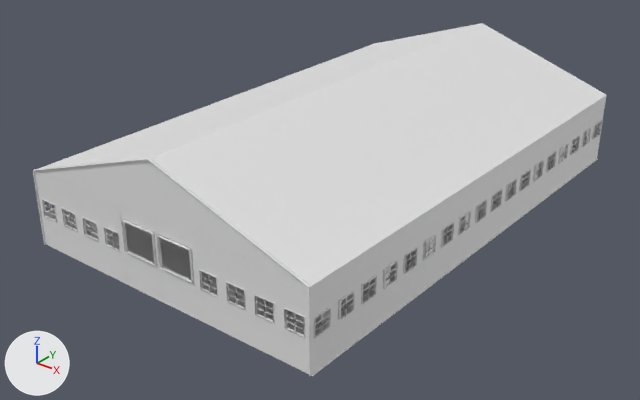
The OBJ model Assets/RecycleFactory/Environment/environment.obj: old version first, new version second.
The view is the same before and after, from a camera (50 mm lens) standing at (55.3, -79.0, 44.5) and looking at (-0.7, -8.9, 1.1). The axes (+X, +Y, +Z) are drawn at lower left. The lights are the same throughout. Where no turn or scale is listed for an object, it has been applied to the vertices. Vertices at the same position are counted once.
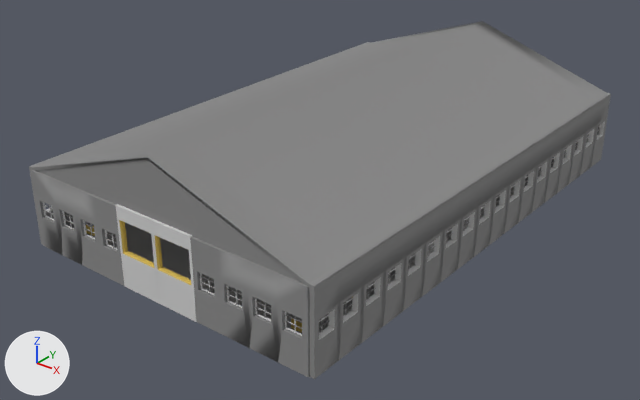
What changed in the scene script:
```text
Add mat_material_002:
    mat_material_002 = principled_material('Material.002')
    mat_material_002.base_color = (0.248, 0.248, 0.248)  # grey #888888
    mat_material_002.roughness = 1.0
Add mat_material_003:
    mat_material_003 = principled_material('Material.003')
    mat_material_003.base_color = (0.672, 0.672, 0.672)  # light grey #d6d6d6
Change me_cube:
    remove me_cube.from_pydata(...)  # 424 vertices, 416 faces; spans x -17.8..17.8, y -30.5..21.0, z -0.1..14.5
    add me_cube.from_pydata(...)  # 552 vertices, 544 faces; spans x -17.8..17.8, y -30.5..21.0, z -0.1..14.5
    me_cube part 1
    64 faces are deleted
    64 new vertices lie (0.0, 0.0, 1.4) away from vertices in x -14.8..14.8, y -30.5..21.0, z -0.1
    64 new vertices lie (0.0, 0.0, 1.1) away from vertices in x -14.8..14.8, y -30.5..21.0, z 1.3
    128 new faces join them, mat_material_002 (grey #898989)
    64 new faces join them, mat_material_004 (yellow #d7b755)
    me_cube part 2: 352 faces spanning x -17.8..17.8, y -30.5..21.0, z -0.1..14.5 switch from no material to mat_material_002 (grey #898989)
    add me_cube.materials.append(mat_material_004)  # yellow #d7b755
Change me_plane_001:
    remove me_plane_001.from_pydata(...)  # 80 vertices, 64 faces; spans x -4.9..4.9, y -33.5..24.5, z 0.0..8.7
    add me_plane_001.from_pydata(...)  # 112 vertices, 112 faces; spans x -4.9..4.9, y -33.7..24.7, z 0.0..8.7
    me_plane_001 part 3: 16 vertices added at x -4.9..4.9, y -33.7, z 0.0..8.7
    me_plane_001 part 4: 16 faces spanning x -4.9..4.9, y -33.3..24.3, z 0.0..8.7 switch from no material to mat_material_003 (light grey #d6d6d6)
    me_plane_001 part 5: 48 faces spanning x -4.6..4.6, y -33.5..24.5, z 3.7..7.3 switch from no material to mat_material_004 (yellow #d7b755)
Change me_plane_003:
    remove me_plane_003.from_pydata(...)  # 2149 vertices, 1908 faces; spans x -18.0..18.0, y -33.5..24.3, z 0.0..14.5
    add me_plane_003.from_pydata(...)  # 2502 vertices, 2944 faces; spans x -18.4..18.4, y -33.5..24.3, z 0.0..14.8
    me_plane_003 part 6: 353 vertices added at x -18.4..18.4, y -33.5..24.3, z 0.0..14.8
    me_plane_003 part 7: 468 faces spanning x -17.9..17.9, y -33.5..24.3, z 0.0..14.5 switch from no material to mat_material_002 (grey #898989)
    me_plane_003 part 8: 1440 faces spanning x -18.0..18.0, y -33.0..23.7, z 3.5..5.4 switch from no material to mat_material_003 (light grey #d6d6d6)
Change me_plane_005:
    remove me_plane_005.from_pydata(...)  # 1096 vertices, 960 faces; spans x -17.8..17.8, y -33.4..24.4, z 0.0..8.6
    add me_plane_005.from_pydata(...)  # 1232 vertices, 1232 faces; spans x -17.8..17.8, y -33.7..24.7, z 0.0..8.6
    me_plane_005 part 9: 34 vertices added at x -17.8..-4.8, y -33.7..-33.6, z 0.0..8.6
    me_plane_005 part 10: 34 vertices added at x 4.8..17.8, y -33.7..-33.6, z 0.0..8.6
    me_plane_005 part 11: 304 faces spanning x -17.8..17.8, y -33.4..24.4, z 0.0..8.6 switch from no material to mat_material_002 (grey #898989)
    me_plane_005 part 12: 496 faces spanning x -17.2..17.2, y -33.4..24.4, z 3.5..5.4 switch from no material to mat_material_003 (light grey #d6d6d6)
Change me_plane_006:
    verts and faces of me_plane_006; kept vertices keep their numbers, new ones are numbered from 6
    remove me_plane_006.from_pydata(...)  # 6 vertices, 2 faces; spans x -17.8..17.8, y -33.3..24.3, z 8.6..14.6
    add me_plane_006.from_pydata(...)  # 12 vertices, 10 faces; spans x -17.8..17.8, y -33.4..24.4, z 8.6..14.6
    me_plane_006 part 13
    add for new, old in zip([9, 10, 11], [3, 4, 5]): verts[new] = verts[old] + (0.0, -0.1, 0.0)
    add faces += [(9, 10, 11), (3, 9, 11, 5), (4, 5, 11, 10), (3, 4, 10, 9)]
    me_plane_006 part 14: 2 faces spanning x -17.8..17.8, y -33.3..24.3, z 8.6..14.6 switch from no material to mat_material_002 (grey #898989)
```

Changed parts and their boxes (x1, y1, x2, y2) in the pictures (640 x 400 px):
'Plane.003', reshaped
    before: (33, 24, 606, 377)
    after: (29, 21, 611, 379)
'Plane.005', reshaped
    before: (34, 44, 606, 374)
    after: (31, 125, 600, 377)
'Plane.006', reshaped
    before: (35, 23, 604, 285)
    after: (36, 159, 301, 282)
'Plane.001', reshaped
    before: (119, 205, 199, 320)
    after: (116, 204, 197, 322)
part 1 of me_cube, built on
    before: (85, 156, 551, 335)
    after: (85, 221, 395, 334)
part 2 of me_cube, recoloured
    before: (63, 42, 591, 332)
    after: (65, 134, 589, 332)
part 3 of me_plane_001, added
    after: (116, 204, 197, 322)
part 4 of me_plane_001, recoloured
    before: (119, 205, 199, 320)
part 5 of me_plane_001, recoloured (grey to yellow)
    before: (122, 219, 195, 284)
    after: (122, 221, 191, 282)
part 6 of me_plane_003, added
    after: (29, 21, 611, 379)
part 7 of me_plane_003, recoloured
    before: (33, 96, 606, 377)
    after: (46, 210, 67, 225)
part 8 of me_plane_003, recoloured
    before: (44, 120, 602, 338)
    after: (46, 124, 601, 335)
part 9 of me_plane_005, added
    after: (31, 170, 124, 286)
part 10 of me_plane_005, added
    after: (190, 237, 309, 377)
part 11 of me_plane_005, recoloured
    before: (34, 44, 606, 374)
    after: (42, 125, 600, 336)
part 12 of me_plane_005, recoloured
    before: (42, 125, 597, 337)
    after: (45, 205, 301, 332)
part 13 of me_plane_006, added
    after: (36, 159, 301, 282)
part 14 of me_plane_006, recoloured
    before: (35, 23, 604, 285)
